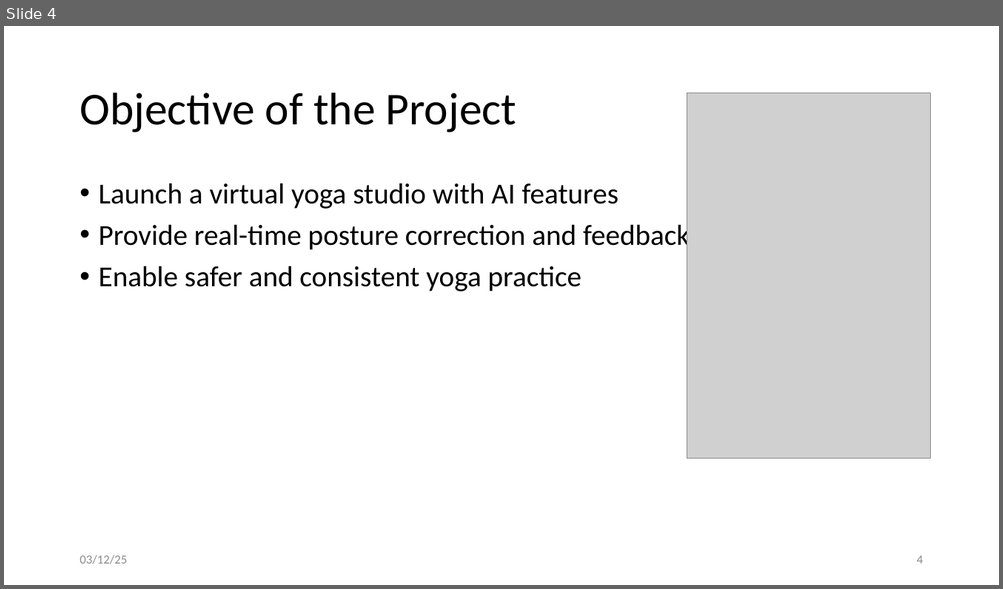
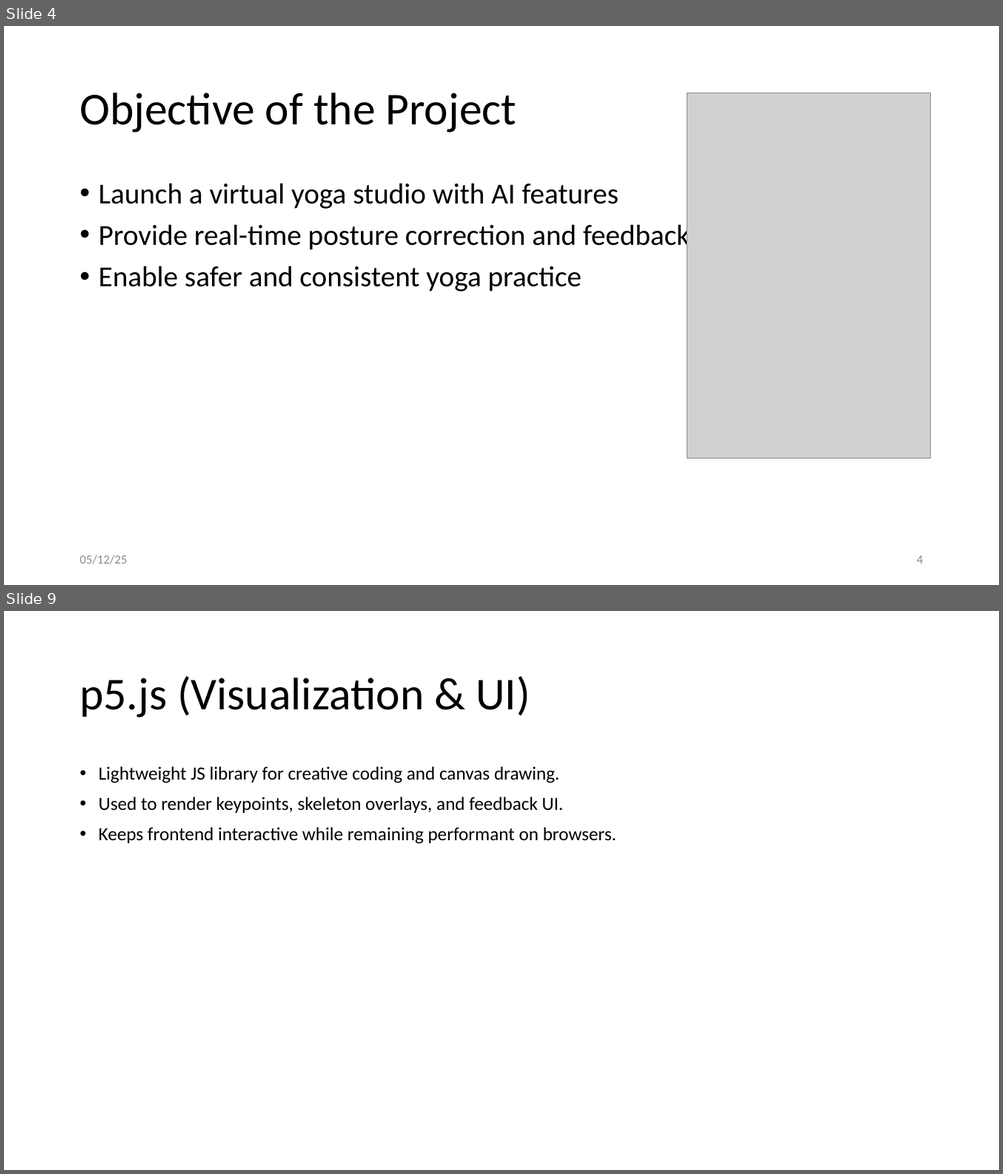
Before and after one commit to SaiSudhaV/VirtualYogaTrainer, a slide deck: docs/MT24AAC019_MiniProject_Evaluation3.pptx. Shown one above the other, each under a label of ours: slide 4 before the commit, slides 4 and 9 after it; the slides between them are not shown. The pictures are 1003x589 and 1003x1174 pixels, drawn with LibreOffice and Linux fonts; fonts in the diff are those of the drawing; grey boxes stand for pictures. Boxes give left, top, right and bottom in pixels: in the first picture for what was removed or moved away, otherwise in the second. Text is boxed around its words. In the diff, an @@ line names an element or a change of style, - is before the commit and + after.

```diff
--- a/docs/MT24AAC019_MiniProject_Evaluation3.pptx
+++ b/docs/MT24AAC019_MiniProject_Evaluation3.pptx
@@ slide 9 added at bbox=[4, 611, 999, 1170], background #FFFFFF @@
@@ title added at bbox=[79, 676, 530, 718], 44 pt, text #000000 @@
+p5.js (Visualization & UI)
@@ text added at bbox=[99, 766, 617, 844], 18 pt, text #000000 @@
+• Lightweight JS library for creative coding and canvas drawing.
+• Used to render keypoints, skeleton overlays, and feedback UI.
+• Keeps frontend interactive while remaining performant on browsers.
@@ slide 4 changed as well @@
@@ text at bbox=[79, 555, 127, 565]: text changed @@
-03/12/25
+05/12/25
```
Also in this commit, not shown: 8 other slides changed, 16 other slides added, 1 slide removed, 13 other files.
